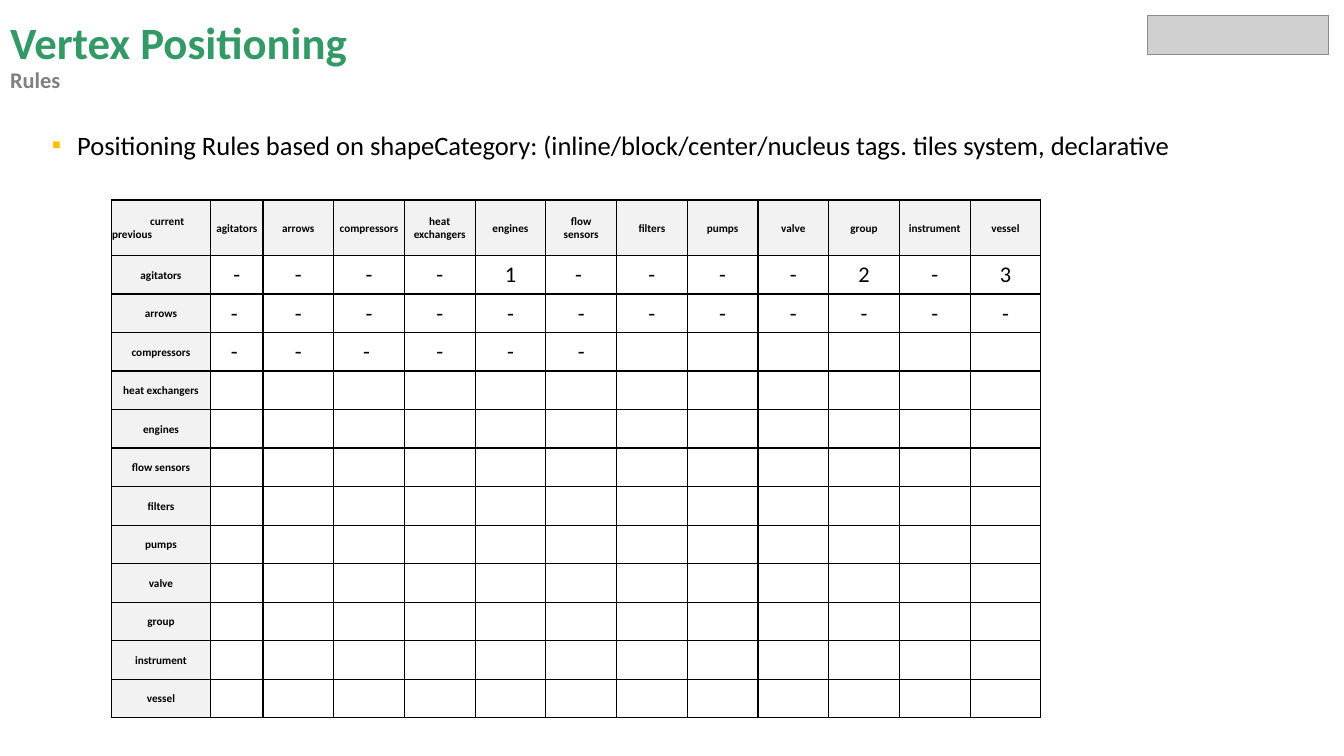
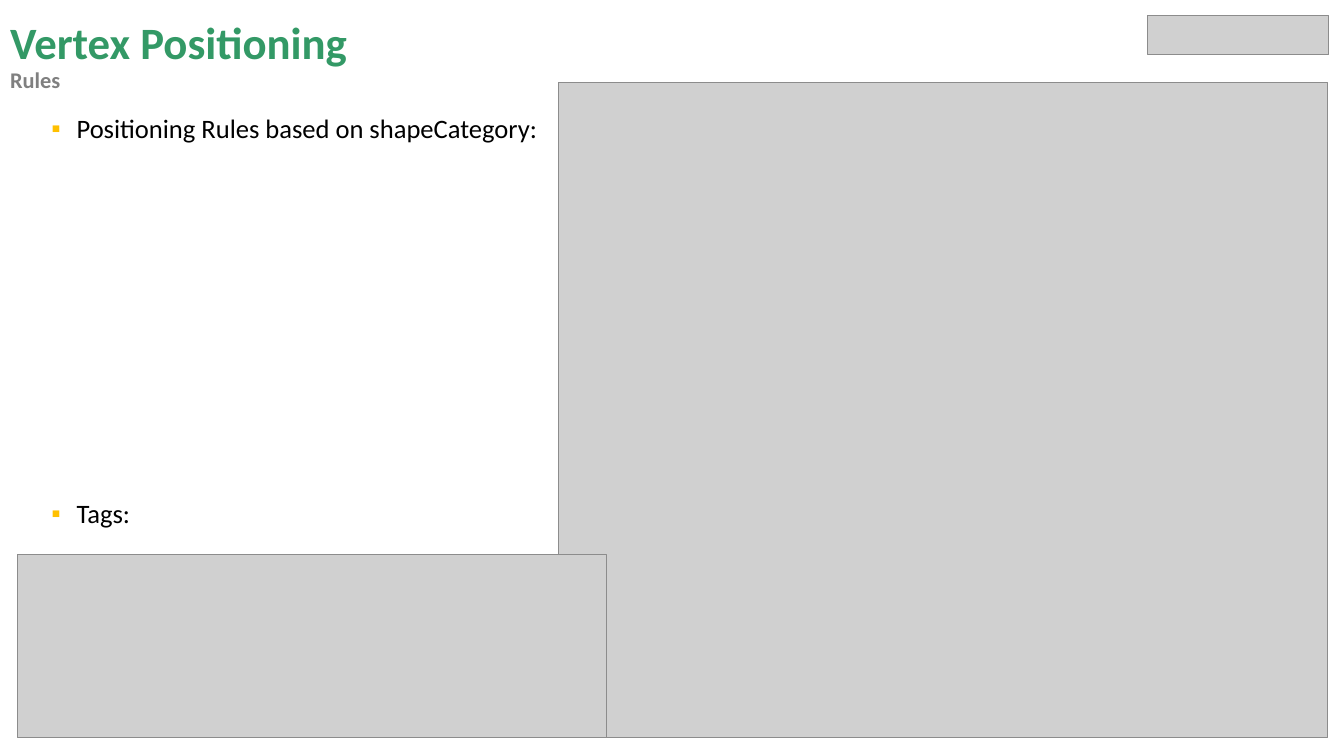
Before and after one commit to miguelrk/tum-mw-bachelorarbeit, a slide deck: slide 13 of 3 Entwicklungsphase/weekly_meeting_13.pptx (slide 17 before the commit). Drawn at 1344x756 pixels with LibreOffice and Linux fonts; fonts in the diff are those of the drawing; grey boxes stand for pictures. Boxes give left, top, right and bottom in pixels: in the first picture for what was removed or moved away, otherwise in the second. Text is boxed around its words. In the diff, an @@ line names an element or a change of style, - is before the commit and + after.

Commit message:
Implements vertexPlacement in create-pid-visualization.js

```diff
--- a/3 Entwicklungsphase/weekly_meeting_13.pptx
+++ b/3 Entwicklungsphase/weekly_meeting_13.pptx
@@ picture added at (x1=559, y1=83, x2=1329, y2=738) @@
@@ text at (x1=77, y1=119, x2=536, y2=528): text changed @@
-▪ Positioning Rules based on shapeCategory: (inline/block/center/nucleus tags. tiles system, declarative
+▪ Positioning Rules based on shapeCategory:
+▪ Tags:
@@ table removed at (x1=111, y1=200, x2=1040, y2=718), 13 rows, 13 columns @@
-current previous | agitators | arrows | compressors | heat / exchangers | engines | flow / sensors | filters | pumps | valve | group | instrument | vessel
-agitators | - | - | - | - | 1 | - | - | - | - | 2 | - | 3
-arrows | - | - | - | - | - | - | - | - | - | - | - | -
-compressors | - | - | - | - | - | - |  |  |  |  |  | 
-heat exchangers |  |  |  |  |  |  |  |  |  |  |  | 
-engines |  |  |  |  |  |  |  |  |  |  |  | 
-flow sensors |  |  |  |  |  |  |  |  |  |  |  | 
-filters |  |  |  |  |  |  |  |  |  |  |  | 
-pumps |  |  |  |  |  |  |  |  |  |  |  | 
-valve |  |  |  |  |  |  |  |  |  |  |  | 
-group |  |  |  |  |  |  |  |  |  |  |  | 
-instrument |  |  |  |  |  |  |  |  |  |  |  | 
-vessel |  |  |  |  |  |  |  |  |  |  |  | 
@@ picture added at (x1=17, y1=555, x2=607, y2=738) @@
```
Also in this commit, not shown: 6 other slides changed, 1 slide added, 4 slides removed, 3 other files.
